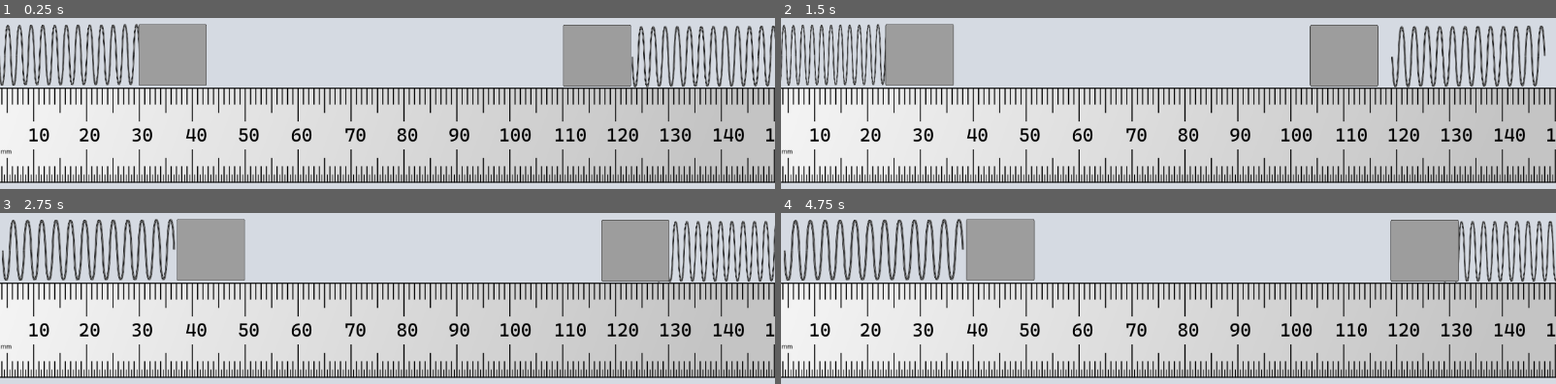
Above: before the commit, frames 1-4 (two rows, left to right).
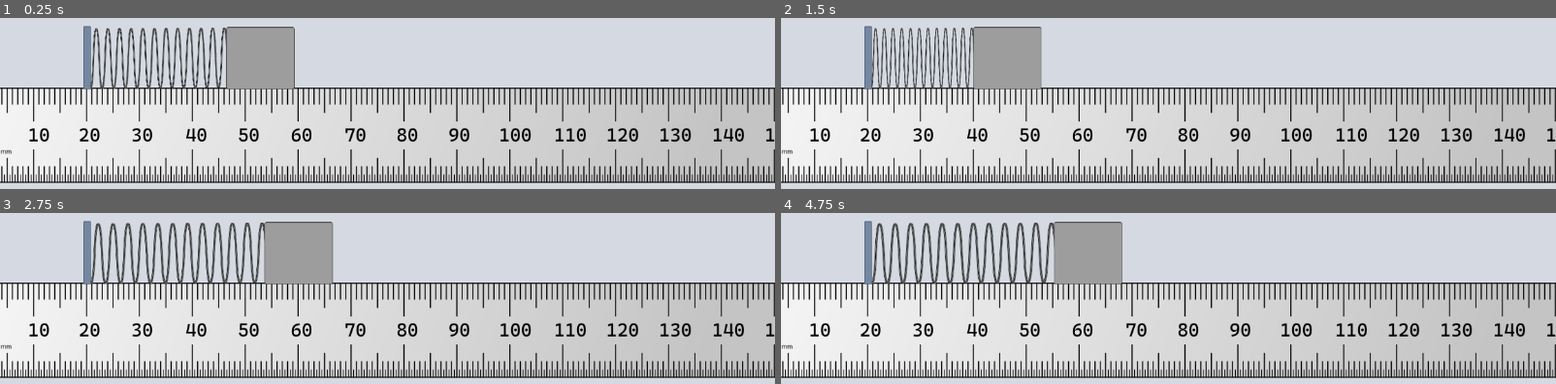
Above: after the commit, the same moments.

Repository: ydGit/qpac
Game: Godot game, scene res://scenes/two_oscillators.tscn
Two runs of this game, one before a commit and one after it. Both use one fixed random seed, a clock stepped at 60 frames per second and the inputs below. The project has no main scene, so this scene is started directly.
Inputs:
- Up to frame 1 (0.25 s): no input
- Up to frame 2 (1.5 s): no input
- Up to frame 3 (2.75 s): no input
- Up to frame 4 (4.75 s): no input

The runs differ from the first frame. In frame 1, 15% of the frame differs, in the area x 0-100%, y 3-42%; in frame 2, 15%; in frame 3, 15%; in frame 4, 16%.

Commit message:
Updated oscillator model for Godot
Fixing the stretch of the middle spring.

Diff:
--- a/projects/spring_oscillator/scenes/body.gd
+++ b/projects/spring_oscillator/scenes/body.gd
@@ -18,14 +18,21 @@
 
 var initial_position
 
+var spring_left_end
+var spring_right_end
+
 var spring_initial_scale
 var spring_initial_position
 
 # Called when the node enters the scene tree for the first time.
 func _ready():
 	initial_position = self.transform.get_origin()
+
 	spring_initial_scale = get_parent().transform.get_scale()
 	spring_initial_position = get_parent().transform.get_origin()
+
+	spring_left_end = get_parent().get_node("spring_left_end").transform.get_origin()
+	spring_right_end = get_parent().get_node("spring_right_end").transform.get_origin()
 
 
 # Called every frame. 'delta' is the elapsed time since the previous frame.
--- /dev/null
+++ b/projects/spring_oscillator/scenes/coupled_oscillators.gd
@@ -0,0 +1,35 @@
+extends Node2D
+
+var left_osc_ini_pos: Vector2
+var right_osc_ini_pos: Vector2
+var spring_ini_scale
+var spring_ini_length
+var spring_ini_pos
+
+var left_osc_pos
+var right_osc_pos
+var spring_length
+var spring_scale
+var spring_pos
+
+var time: float = 0
+
+
+# Called when the node enters the scene tree for the first time.
+func _ready():
+	left_osc_ini_pos = $oscillatorLeft/body_edge.get_global_position()
+	right_osc_ini_pos = $oscillatorRight/body_edge.get_global_position()
+	spring_ini_length = abs((left_osc_ini_pos-right_osc_ini_pos)[0])
+	spring_ini_scale = $spring.get_global_scale()
+
+
+# Called every frame. 'delta' is the elapsed time since the previous frame.
+func _process(delta):
+	time += delta
+
+	left_osc_pos = $oscillatorLeft/body_edge.get_global_position()
+	right_osc_pos = $oscillatorRight/body_edge.get_global_position()
+	spring_length = abs((left_osc_pos-right_osc_pos)[0])
+	spring_scale = spring_length / spring_ini_length
+	$spring.set_global_scale(Vector2(spring_ini_scale[0]*spring_scale,
+									 spring_ini_scale[1]))
--- /dev/null
+++ b/projects/spring_oscillator/scenes/oscillator.gd
@@ -0,0 +1,65 @@
+extends Node2D
+
+@export var stiffness: float = 10.0  # Newton / m
+@export var mass: float = 9  # kilogram, mass of the object
+@export var v0: float = 0.0  # initial speed
+@export var x0: float = 0.02  # initial position
+#@export var side: int = 1  # which side of the spring the body is on
+var side: int
+
+var amplitude: float
+
+var draw_scale = 3200
+
+var osc_freq = 2*PI*sqrt(stiffness/mass)
+var time = 0
+var dx = 0  # body displacement
+var phase = 0
+
+
+var stretch_scale = 0
+
+var body_ini_pos
+var body_curr_pos
+var body_ini_vel
+var wall_pos
+
+var body_edge_ini_pos
+var body_edge_pos
+
+var spring_initial_length
+var spring_current_length
+var spring_ini_pos
+var spring_curr_scl
+
+# Called when the node enters the scene tree for the first time.
+func _ready():
+	# total energy and maximum displacement
+	var E = mass*v0*v0/2 + stiffness*x0*x0/2
+	amplitude = sqrt(2*E/stiffness)
+
+	wall_pos = $wall_edge.transform.get_origin()
+	body_edge_ini_pos = $body_edge.transform.get_origin()
+	# determine on which side of the wall the body is moving
+	if body_edge_ini_pos[0] > wall_pos[0]:
+		side = 1
+	else:
+		side = -1
+	spring_initial_length = abs(body_edge_ini_pos[0]-wall_pos[0])
+	spring_ini_pos = $spring.transform.get_origin()
+
+
+# Called every frame. 'delta' is the elapsed time since the previous frame.
+func _process(delta):
+	time += delta  # update clock
+	# calculate displacement
+	dx = amplitude * cos(osc_freq*time)
+	# move body
+	body_curr_pos = body_edge_ini_pos + Vector2(side * draw_scale * dx, 0)
+	$body_edge.transform.origin = body_curr_pos
+	# stretch and move spring
+	spring_current_length = abs((body_curr_pos-wall_pos)[0])
+	spring_curr_scl = spring_current_length / spring_initial_length
+	$spring.scale = Vector2(spring_curr_scl, 1)
+#	# shift the spring's center
+	$spring.transform.origin = spring_ini_pos + Vector2(side * draw_scale * dx/2, 0)
--- a/projects/spring_oscillator/scenes/oscillator.tscn
+++ b/projects/spring_oscillator/scenes/oscillator.tscn
@@ -1,30 +1,29 @@
-[gd_scene load_steps=6 format=3 uid="uid://cj814uhn24g4n"]
+[gd_scene load_steps=5 format=3 uid="uid://cj814uhn24g4n"]
 
-[ext_resource type="Texture2D" uid="uid://vy31g3q6ivk5" path="res://png/ruler.png" id="1_y16fx"]
+[ext_resource type="Script" path="res://scenes/oscillator.gd" id="1_r33ql"]
 [ext_resource type="Texture2D" uid="uid://bj07k2ka4juup" path="res://png/spring.png" id="2_bt3kf"]
 [ext_resource type="Texture2D" uid="uid://dao13so6ewiwp" path="res://png/body.png" id="3_2m1e2"]
-[ext_resource type="Texture2D" uid="uid://drtr8dsb0s5qb" path="res://png/background.png" id="4_imft3"]
-[ext_resource type="Script" path="res://scenes/body.gd" id="4_qtmud"]
+[ext_resource type="Texture2D" uid="uid://1efga7jrtbqv" path="res://png/wall.png" id="6_eon5c"]
 
 [node name="oscillator" type="Node2D"]
-
-[node name="ruler" type="Sprite2D" parent="."]
-position = Vector2(558, 369)
-texture = ExtResource("1_y16fx")
+script = ExtResource("1_r33ql")
+x0 = 0.04
 
 [node name="spring" type="Sprite2D" parent="."]
-position = Vector2(212, 204)
+position = Vector2(211, 206)
 texture = ExtResource("2_bt3kf")
 
-[node name="body" type="Sprite2D" parent="spring"]
+[node name="body" type="Sprite2D" parent="."]
 top_level = true
-position = Vector2(525, 203)
+position = Vector2(522, 206)
 texture = ExtResource("3_2m1e2")
-script = ExtResource("4_qtmud")
 
-[node name="background" type="Sprite2D" parent="."]
-visible = false
-z_index = -1
-position = Vector2(577, 327)
-scale = Vector2(0.961475, 1.22426)
-texture = ExtResource("4_imft3")
+[node name="body_edge" type="Sprite2D" parent="body"]
+position = Vector2(-100, 0)
+
+[node name="wall" type="Sprite2D" parent="."]
+position = Vector2(-4, 205)
+texture = ExtResource("6_eon5c")
+
+[node name="wall_edge" type="Node2D" parent="wall"]
+position = Vector2(10, 1)
--- /dev/null
+++ b/projects/spring_oscillator/scenes/oscillatorA.tscn
@@ -0,0 +1,28 @@
+[gd_scene load_steps=5 format=3 uid="uid://bos550uv320hs"]
+
+[ext_resource type="Script" path="res://scenes/oscillator.gd" id="1_m6ytn"]
+[ext_resource type="Texture2D" uid="uid://bj07k2ka4juup" path="res://png/spring.png" id="2_snseb"]
+[ext_resource type="Texture2D" uid="uid://dao13so6ewiwp" path="res://png/body.png" id="3_fqtbj"]
+[ext_resource type="Texture2D" uid="uid://1efga7jrtbqv" path="res://png/wall.png" id="4_ili7c"]
+
+[node name="oscillator" type="Node2D"]
+script = ExtResource("1_m6ytn")
+x0 = 0.04
+
+[node name="spring" type="Sprite2D" parent="."]
+position = Vector2(224, 205.5)
+texture = ExtResource("2_snseb")
+
+[node name="body_edge" type="Sprite2D" parent="."]
+position = Vector2(435, 205.5)
+
+[node name="body" type="Sprite2D" parent="body_edge"]
+position = Vector2(100, 0)
+texture = ExtResource("3_fqtbj")
+
+[node name="wall_edge" type="Node2D" parent="."]
+position = Vector2(19, 205.5)
+
+[node name="wall" type="Sprite2D" parent="wall_edge"]
+position = Vector2(-10, -1)
+texture = ExtResource("4_ili7c")
--- /dev/null
+++ b/projects/spring_oscillator/scenes/oscillatorB.tscn
@@ -0,0 +1,28 @@
+[gd_scene load_steps=5 format=3 uid="uid://drctclfdsbjre"]
+
+[ext_resource type="Script" path="res://scenes/oscillator.gd" id="1_68yln"]
+[ext_resource type="Texture2D" uid="uid://bj07k2ka4juup" path="res://png/spring.png" id="2_rm6s7"]
+[ext_resource type="Texture2D" uid="uid://dao13so6ewiwp" path="res://png/body.png" id="3_84imw"]
+[ext_resource type="Texture2D" uid="uid://1efga7jrtbqv" path="res://png/wall.png" id="4_i52h6"]
+
+[node name="oscillator" type="Node2D"]
+script = ExtResource("1_68yln")
+x0 = 0.04
+
+[node name="spring" type="Sprite2D" parent="."]
+position = Vector2(423, 215)
+texture = ExtResource("2_rm6s7")
+
+[node name="body_edge" type="Sprite2D" parent="."]
+position = Vector2(212, 220)
+
+[node name="body" type="Sprite2D" parent="body_edge"]
+position = Vector2(-99, -4)
+texture = ExtResource("3_84imw")
+
+[node name="wall_edge" type="Node2D" parent="."]
+position = Vector2(633, 212)
+
+[node name="wall" type="Sprite2D" parent="wall_edge"]
+position = Vector2(11, 4)
+texture = ExtResource("4_i52h6")
--- a/projects/spring_oscillator/scenes/two_oscillators.tscn
+++ b/projects/spring_oscillator/scenes/two_oscillators.tscn
@@ -1,44 +1,37 @@
-[gd_scene load_steps=6 format=3 uid="uid://diephuhrcq3fv"]
+[gd_scene load_steps=7 format=3 uid="uid://diephuhrcq3fv"]
 
 [ext_resource type="Texture2D" uid="uid://vy31g3q6ivk5" path="res://png/ruler.png" id="1_3fsnu"]
+[ext_resource type="Script" path="res://scenes/coupled_oscillators.gd" id="1_jreww"]
 [ext_resource type="Texture2D" uid="uid://bj07k2ka4juup" path="res://png/spring.png" id="2_ddc0v"]
-[ext_resource type="Texture2D" uid="uid://dao13so6ewiwp" path="res://png/body.png" id="3_lrgjk"]
-[ext_resource type="Script" path="res://scenes/body.gd" id="4_x43y3"]
+[ext_resource type="PackedScene" uid="uid://bos550uv320hs" path="res://scenes/oscillatorA.tscn" id="3_xka5b"]
+[ext_resource type="PackedScene" uid="uid://drctclfdsbjre" path="res://scenes/oscillatorB.tscn" id="4_wnki6"]
 [ext_resource type="Texture2D" uid="uid://drtr8dsb0s5qb" path="res://png/background.png" id="5_8oe22"]
 
-[node name="oscillator" type="Node2D"]
+[node name="coupled_oscillators" type="Node2D"]
+script = ExtResource("1_jreww")
+
+[node name="spring" type="Sprite2D" parent="."]
+visible = false
+position = Vector2(548, 257)
+scale = Vector2(0.5, 0.5)
+texture = ExtResource("2_ddc0v")
 
 [node name="ruler" type="Sprite2D" parent="."]
 position = Vector2(577, 373)
 texture = ExtResource("1_3fsnu")
-
-[node name="spring" type="Sprite2D" parent="."]
-position = Vector2(106, 253)
-scale = Vector2(0.5, 0.5)
-texture = ExtResource("2_ddc0v")
-
-[node name="body" type="Sprite2D" parent="spring"]
-top_level = true
-position = Vector2(262, 253)
-scale = Vector2(0.5, 0.5)
-texture = ExtResource("3_lrgjk")
-script = ExtResource("4_x43y3")
-
-[node name="spring2" type="Sprite2D" parent="."]
-position = Vector2(1050, 255)
-scale = Vector2(0.5, 0.5)
-texture = ExtResource("2_ddc0v")
-
-[node name="body" type="Sprite2D" parent="spring2"]
-top_level = true
-position = Vector2(893, 254)
-scale = Vector2(0.5, 0.5)
-texture = ExtResource("3_lrgjk")
-script = ExtResource("4_x43y3")
-side = -1
 
 [node name="background" type="Sprite2D" parent="."]
 z_index = -1
 position = Vector2(577, 326)
 scale = Vector2(0.961475, 1.22426)
 texture = ExtResource("5_8oe22")
+
+[node name="oscillatorLeft" parent="." instance=ExtResource("3_xka5b")]
+position = Vector2(125, 155)
+scale = Vector2(0.5, 0.5)
+
+[node name="oscillatorRight" parent="." instance=ExtResource("4_wnki6")]
+visible = false
+position = Vector2(647, 148)
+scale = Vector2(0.5, 0.5)
+x0 = -0.04
Binary file added: projects/spring_oscillator/png/wall.png
Not shown, added: projects/spring_oscillator/png/wall.png.import
Not shown, changed: projects/spring_oscillator/svg/spring.svg
Not shown, changed: code/Newtonian Equations.py
Not shown, changed: code/hamiltonian_animation.py
Not shown, changed: code/maxima/function_as_vector.wxmx
Not shown, added: code/maxima/learning.wxmx
